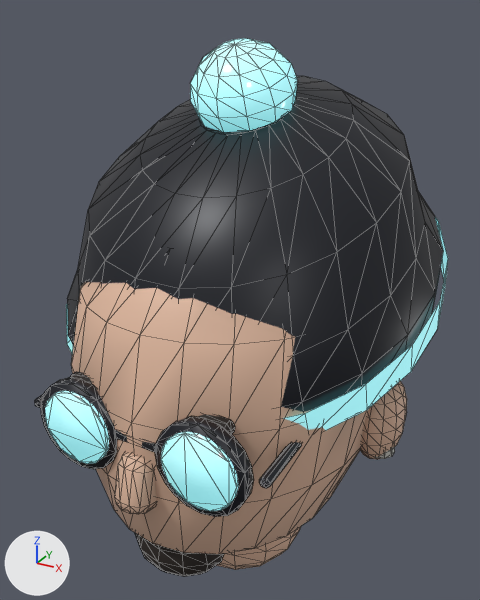
A saved change to the glTF model assets/models/coder_head_1.glb.
Before and after are seen from a 50 mm lens placed at (0.194, -0.351, 0.367), pointed at (-0.006, 0.014, 0.185). Lighting does not change. The marker at lower left points along +X, +Y and +Z. The first picture is the older version. Mesh edges are drawn as thin lines. Vertices at exactly the same position are counted once.

Names of what the first picture shows: 'CoderPart'.
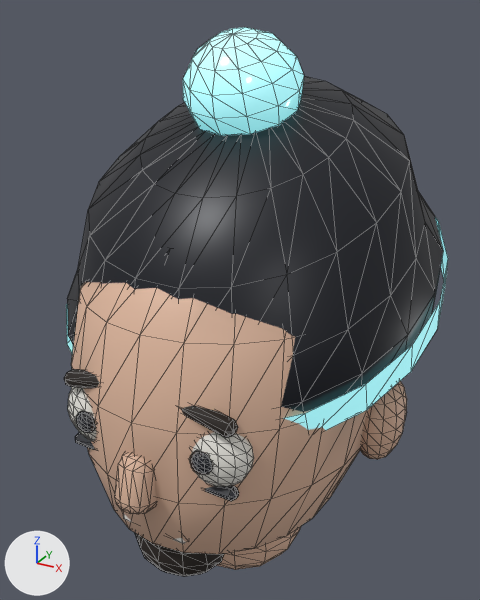
Patch to the scene script:
```diff
--- a/assets/models/coder_head_1.glb.py
+++ b/assets/models/coder_head_1.glb.py
@@ me_coderpartmesh @@
 # used by ob_coderpart; location = (0.0, 0.0, 0.0)
-me_coderpartmesh.from_pydata(...)  # 1726 vertices, 3308 faces; spans x -0.125..0.125, y -0.128..0.148, z -0.018..0.351
+me_coderpartmesh.from_pydata(...)  # 1586 vertices, 3056 faces; spans x -0.125..0.125, y -0.128..0.148, z -0.018..0.357
+# me_coderpartmesh part 1: a new loose piece, a UV sphere (14 segments, 10 rings, poles along z) spanning x -0.061..-0.017, y -0.111..-0.083, z 0.127..0.171, in mat_ivory
+# me_coderpartmesh part 2: the loose piece of 24 vertices spanning x -0.018..0.018, y -0.103..-0.095, z 0.084..0.091 is scaled about its middle by (1.32, 1.17, 2.18), then moved by (0.0, -0.002, -0.002), in mat_ivory
+# me_coderpartmesh part 3: the loose piece of 24 vertices spanning x -0.054..-0.02, y -0.108..-0.098, z 0.165..0.177 is rebuilt with 24 vertices and now spans x -0.056..-0.02, y -0.11..-0.098, z 0.166..0.182
+# me_coderpartmesh part 4: 6 loose pieces with 198 vertices, spanning x -0.113..0.113, y -0.116..0.007, z 0.11..0.161, are deleted
+# me_coderpartmesh part 5: 80 vertices moved from x -0.032..0.063, y -0.113..-0.098, z 0.126..0.177 to x -0.045..0.056, y -0.115..-0.094, z 0.127..0.182; 332 vertices removed from x -0.069..0.069, y -0.117..-0.086, z 0.12..0.176; 262 vertices added at x -0.056..0.061, y -0.115..-0.083, z 0.124..0.171
+# me_coderpartmesh part 6: 48 vertices moved from x -0.032..0.032, y -0.023..0.038, z 0.296..0.351 to x -0.036..0.036, y -0.029..0.04, z 0.297..0.355; 38 vertices removed from x -0.015..0.03, y -0.024..0.03, z 0.294..0.351; 38 vertices added at x -0.033..0.017, y -0.02..0.042, z 0.292..0.357
+# me_coderpartmesh part 7: 210 kept faces spanning x -0.083..0.071, y -0.128..0.04, z 0.072..0.355 get new vertex colours
 me_coderpartmesh.materials.append(mat_skin)
```

What differs and where, as boxes (x1, y1, x2, y2) in the pictures (480 x 600 px; the box of a moved part takes in the faces that stretch with it):
'CoderPart', reshaped (7% narrower): before (35, 38, 448, 577); after (64, 27, 448, 577)
part 1 of me_coderpartmesh, added: after (68, 387, 97, 441)
part 2 of me_coderpartmesh, moved or reshaped (not visible before): after (123, 513, 186, 544)
part 3 of me_coderpartmesh, rebuilt (mostly hidden before): before (70, 372, 92, 384); after (64, 369, 99, 389)
part 4 of me_coderpartmesh, deleted (mostly hidden): before (35, 394, 395, 488)
part 5 of me_coderpartmesh, moved or reshaped: before (41, 377, 254, 517); after (75, 411, 254, 501)
part 6 of me_coderpartmesh, moved or reshaped: before (190, 38, 298, 132); after (183, 27, 304, 136)
part 7 of me_coderpartmesh, recoloured: before (72, 49, 297, 546); after (72, 33, 304, 546)
